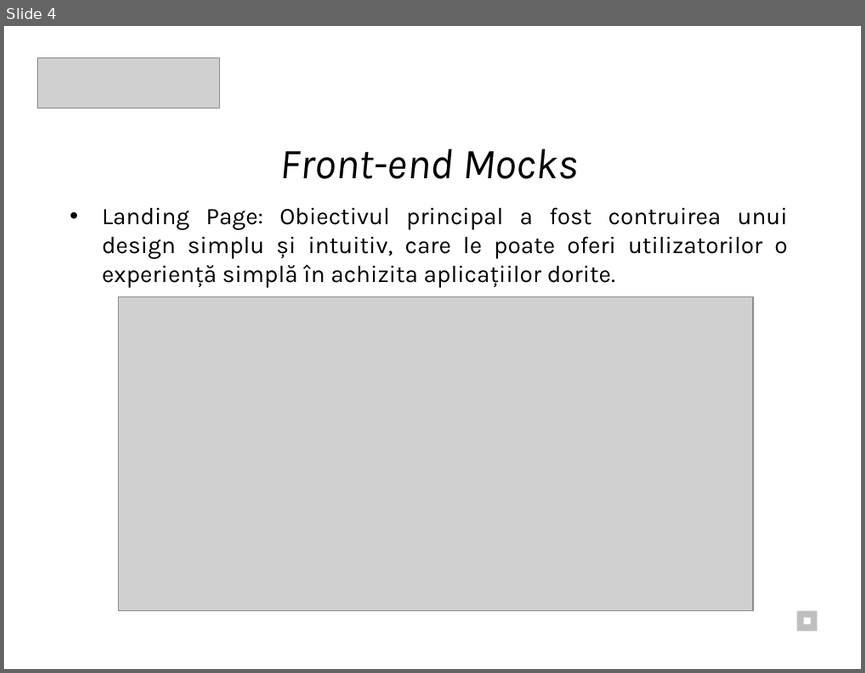
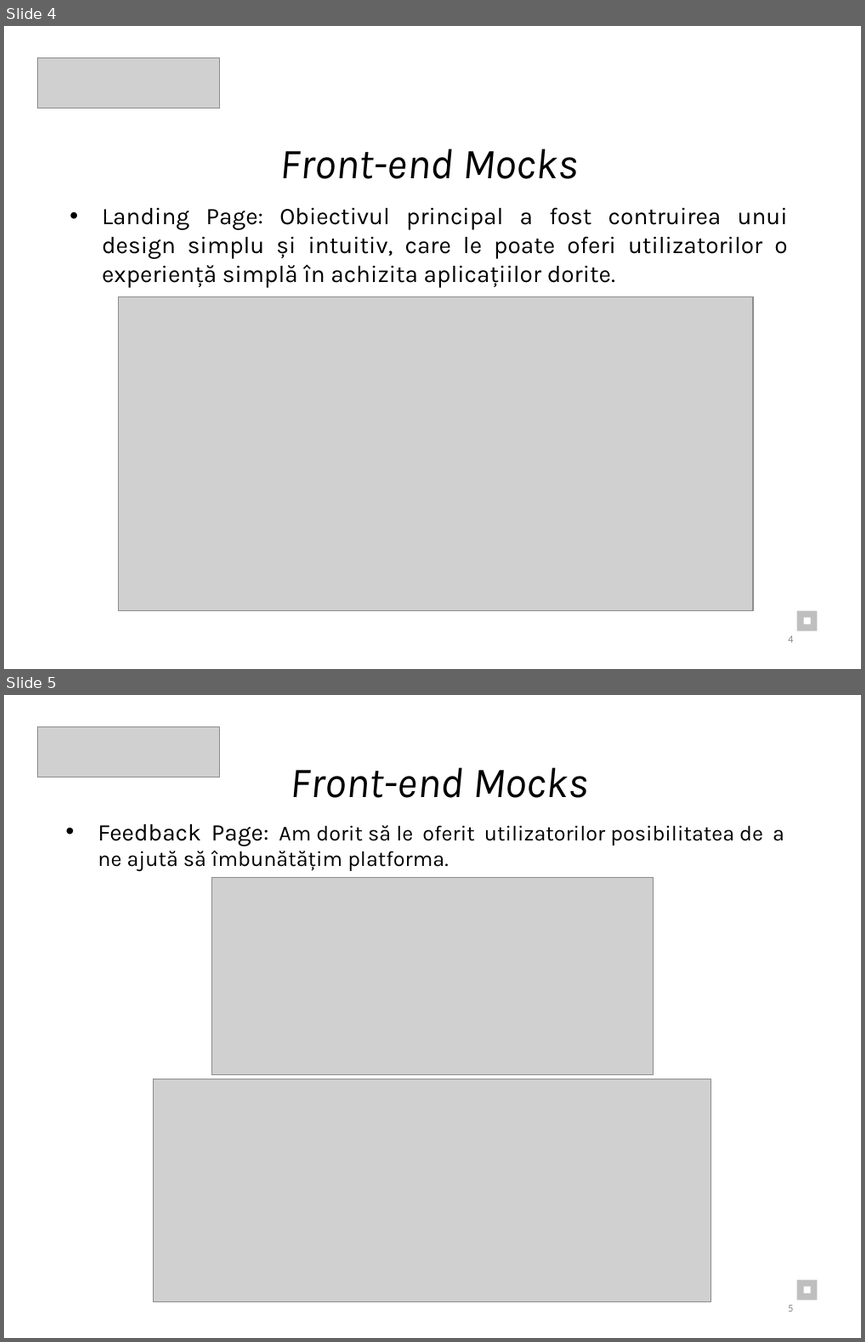
Before and after one commit to Eduard2609/TeaPython_ISW, a slide deck: Documentatie/Documentație_ PPT.pptx. Shown one above the other, each under a label of ours: slide 4 before the commit, slides 4 and 5 after it. The pictures are 865x673 and 865x1342 pixels, drawn with LibreOffice and Linux fonts; fonts in the diff are those of the drawing; grey boxes stand for pictures. Boxes give left, top, right and bottom in pixels: in the first picture for what was removed or moved away, otherwise in the second. Text is boxed around its words. In the diff, an @@ line names an element or a change of style, - is before the commit and + after.

```diff
--- a/Documentatie/Documentație_ PPT.pptx
+++ b/Documentatie/Documentație_ PPT.pptx
@@ slide 5 added at bbox=[4, 695, 861, 1338], background #FFFFFF @@
@@ picture added at bbox=[37, 726, 220, 777] @@
@@ text added at bbox=[290, 767, 588, 798], 36 pt, text #000000, italic @@
+Front-end Mocks
@@ text added at bbox=[98, 824, 784, 872], 18 pt, text #000000 @@
+• Feedback Page: Am dorit să le oferit utilizatorilor posibilitatea de a ne ajută să îmbunătățim platforma.
@@ picture added at bbox=[211, 878, 653, 1076] @@
@@ picture added at bbox=[154, 1079, 712, 1302] @@
@@ rectangle added at bbox=[796, 1279, 817, 1300], fill #BFBFBF @@
@@ page number added at bbox=[788, 1304, 793, 1311], 9 pt, text #8C8C8C @@
+5
@@ rectangle added at bbox=[803, 1287, 811, 1293], fill #FFFFFF @@
@@ slide 4 changed as well @@
@@ page number added at bbox=[788, 635, 793, 642], 9 pt, text #8C8C8C @@
+4
```
Also in this commit, not shown: 9 other slides changed, 5 other slides added, 1 other file.
